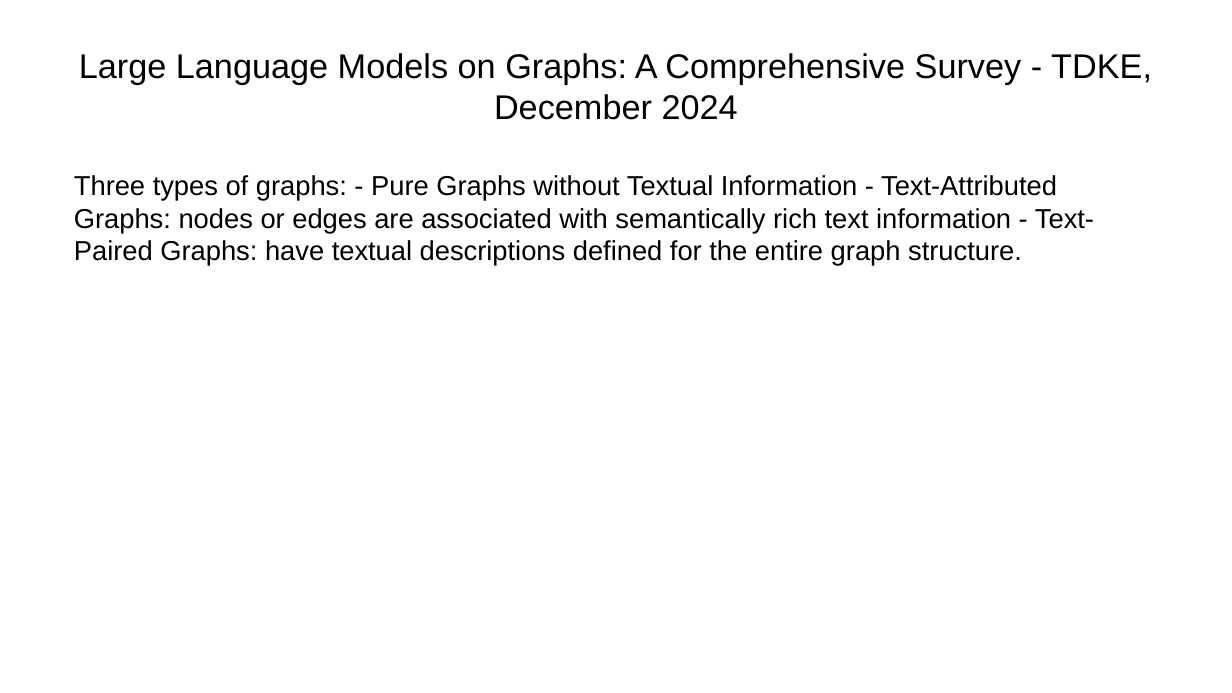
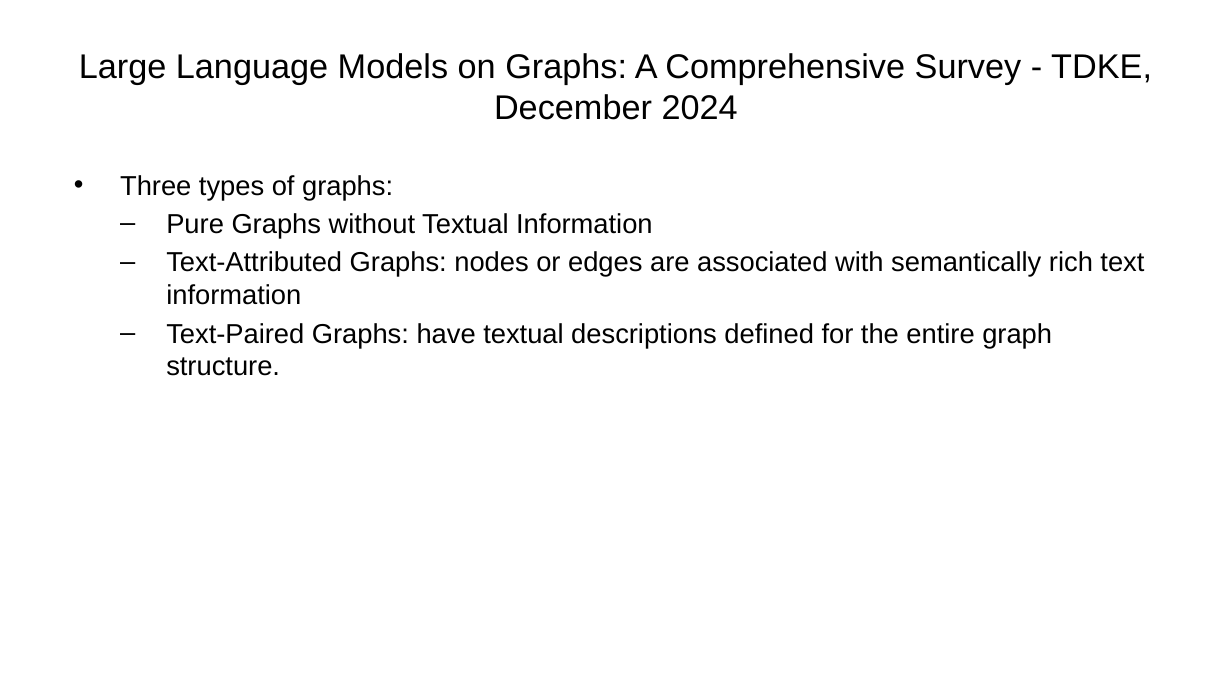
Before and after one commit to ManuelePasini/slides-markdown, a slide deck: slide 2 of graph_llm.pptx. Drawn at 1232x693 pixels with LibreOffice and Linux fonts; fonts in the diff are those of the drawing. Boxes give left, top, right and bottom in pixels: in the first picture for what was removed or moved away, otherwise in the second. Text is boxed around its words. In the diff, an @@ line names an element or a change of style, - is before the commit and + after.

```diff
--- a/graph_llm.pptx
+++ b/graph_llm.pptx
@@ text at (x1=120, y1=175, x2=1144, y2=376): text changed @@
-Three types of graphs: - Pure Graphs without Textual Information - Text-Attributed Graphs: nodes or edges are associated with semantically rich text information - Text-Paired Graphs: have textual descriptions defined for the entire graph structure.
+• Three types of graphs:
+  – Pure Graphs without Textual Information
+  – Text-Attributed Graphs: nodes or edges are associated with semantically rich text information
+  – Text-Paired Graphs: have textual descriptions defined for the entire graph structure.
```
Also in this commit, not shown: 2 other slides changed, 5 other files.
